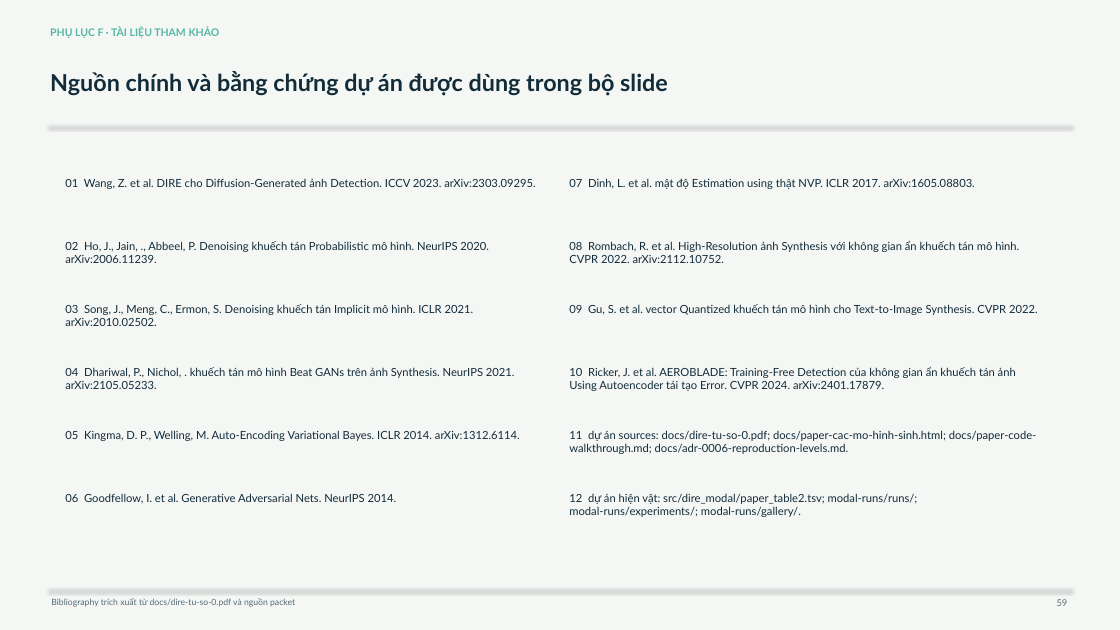
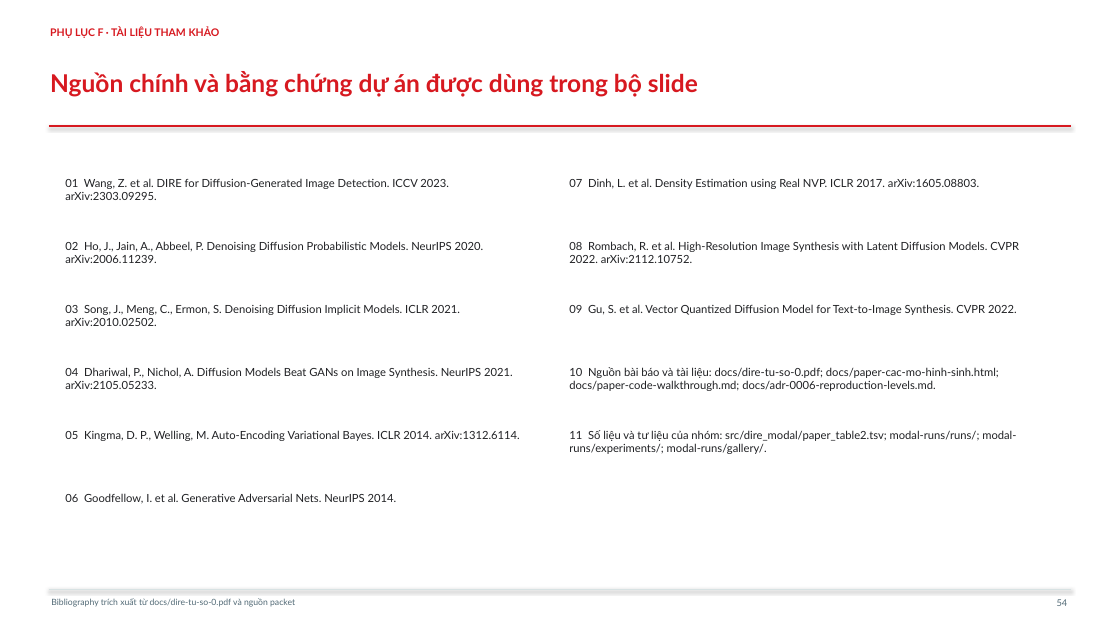
Before and after one commit to jackboom2510/dire-modal, a slide deck: slide 54 of platforms/site/dire-research-complete.pptx (slide 59 before the commit). Drawn at 1120x630 pixels with LibreOffice and Linux fonts; fonts in the diff are those of the drawing. Boxes give left, top, right and bottom in pixels: in the first picture for what was removed or moved away, otherwise in the second. Text is boxed around its words. In the diff, an @@ line names an element or a change of style, - is before the commit and + after.

Commit message:
Update DIRE research deck presentation

```diff
--- a/platforms/site/dire-research-complete.pptx
+++ b/platforms/site/dire-research-complete.pptx
@@ background #F5F7F5 to #FFFFFF @@
@@ text "PHỤ LỤC F · TÀI ..." at <box>50,27,220,38</box>: text colour #55B7A6 to #D71920 @@
@@ text "Nguồn chính và bằng chứng ..." at <box>50,71,698,97</box>: size 20 to 21 pt, text colour #122C3A to #D71920 @@
@@ line (49, 126) - (1071, 126): stroke #D8E2E3 0.8 pt to #D71920 1 pt @@
@@ text at <box>65,179,449,200</box>: text changed; text colour #122C3A to #202124 @@
-01 Wang, Z. et al. DIRE cho Diffusion-Generated ảnh Detection. ICCV 2023. arXiv:2303.09295.
+01 Wang, Z. et al. DIRE for Diffusion-Generated Image Detection. ICCV 2023. arXiv:2303.09295.
@@ text at <box>569,178,979,189</box>: text changed; text colour #122C3A to #202124 @@
-07 Dinh, L. et al. mật độ Estimation using thật NVP. ICLR 2017. arXiv:1605.08803.
+07 Dinh, L. et al. Density Estimation using Real NVP. ICLR 2017. arXiv:1605.08803.
@@ text at <box>65,241,484,263</box>: text changed; text colour #122C3A to #202124 @@
-02 Ho, J., Jain, ., Abbeel, P. Denoising khuếch tán Probabilistic mô hình. NeurIPS 2020. arXiv:2006.11239.
+02 Ho, J., Jain, A., Abbeel, P. Denoising Diffusion Probabilistic Models. NeurIPS 2020. arXiv:2006.11239.
@@ text at <box>569,241,1019,263</box>: text changed; text colour #122C3A to #202124 @@
-08 Rombach, R. et al. High-Resolution ảnh Synthesis với không gian ẩn khuếch tán mô hình. CVPR 2022. arXiv:2112.10752.
+08 Rombach, R. et al. High-Resolution Image Synthesis with Latent Diffusion Models. CVPR 2022. arXiv:2112.10752.
@@ text at <box>65,304,460,326</box>: text changed; text colour #122C3A to #202124 @@
-03 Song, J., Meng, C., Ermon, S. Denoising khuếch tán Implicit mô hình. ICLR 2021. arXiv:2010.02502.
+03 Song, J., Meng, C., Ermon, S. Denoising Diffusion Implicit Models. ICLR 2021. arXiv:2010.02502.
@@ text at <box>569,304,1017,315</box>: text changed; text colour #122C3A to #202124 @@
-09 Gu, S. et al. vector Quantized khuếch tán mô hình cho Text-to-Image Synthesis. CVPR 2022.
+09 Gu, S. et al. Vector Quantized Diffusion Model for Text-to-Image Synthesis. CVPR 2022.
@@ text at <box>65,367,513,389</box>: text changed; text colour #122C3A to #202124 @@
-04 Dhariwal, P., Nichol, . khuếch tán mô hình Beat GANs trên ảnh Synthesis. NeurIPS 2021. arXiv:2105.05233.
+04 Dhariwal, P., Nichol, A. Diffusion Models Beat GANs on Image Synthesis. NeurIPS 2021. arXiv:2105.05233.
@@ text at <box>569,367,999,391</box>: text changed; text colour #122C3A to #202124 @@
-10 Ricker, J. et al. AEROBLADE: Training-Free Detection của không gian ẩn khuếch tán ảnh Using Autoencoder tái tạo Error. CVPR 2024. arXiv:2401.17879.
+10 Nguồn bài báo và tài liệu: docs/dire-tu-so-0.pdf; docs/paper-cac-mo-hinh-sinh.html; docs/paper-code-walkthrough.md; docs/adr-0006-reproduction-levels.md.
@@ text "05 Kingma, D. P., Welling, ..." at <box>65,430,520,441</box>: text colour #122C3A to #202124 @@
@@ text at <box>569,430,1016,454</box>: text changed; text colour #122C3A to #202124 @@
-11 dự án sources: docs/dire-tu-so-0.pdf; docs/paper-cac-mo-hinh-sinh.html; docs/paper-code-walkthrough.md; docs/adr-0006-reproduction-levels.md.
+11 Số liệu và tư liệu của nhóm: src/dire_modal/paper_table2.tsv; modal-runs/runs/; modal-runs/experiments/; modal-runs/gallery/.
@@ text "06 Goodfellow, I. et al. ..." at <box>65,493,397,504</box>: text colour #122C3A to #202124 @@
@@ text removed at <box>569,493,918,517</box> @@
-12 dự án hiện vật: src/dire_modal/paper_table2.tsv; modal-runs/runs/; modal-runs/experiments/; modal-runs/gallery/.
```
Also in this commit, not shown: 47 other slides changed, 6 slides added, 11 slides removed, 4 other files.
